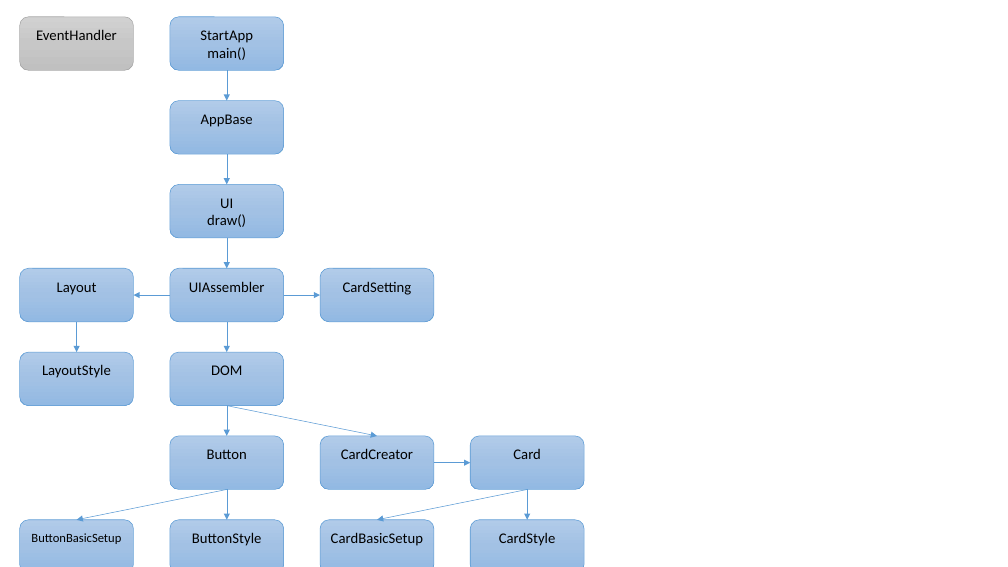
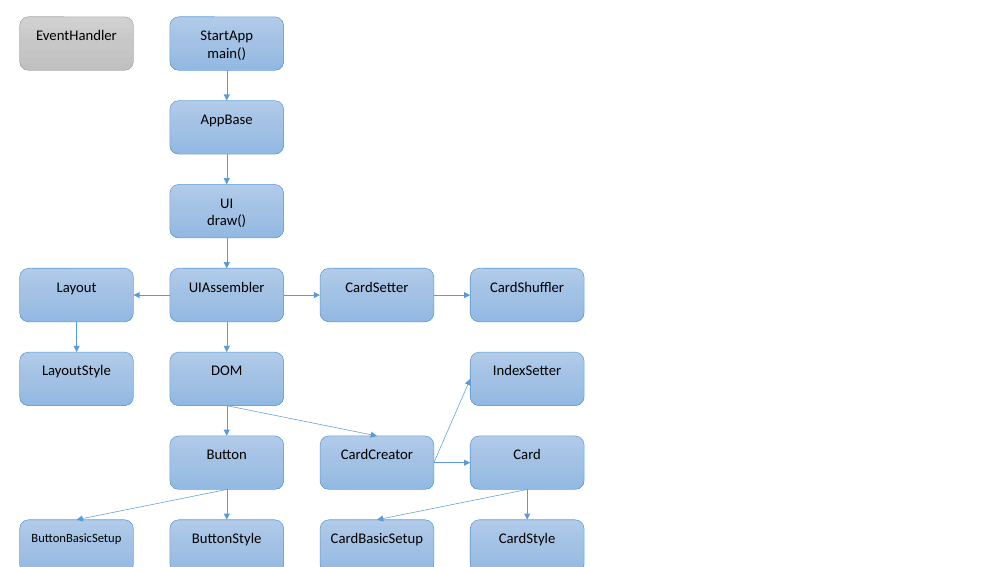
Before and after one commit to syunta/Sort-Algorithm, a slide deck: slide 1 of クラス図.pptx. Drawn at 1008x567 pixels with LibreOffice and Linux fonts; fonts in the diff are those of the drawing. Boxes give left, top, right and bottom in pixels: in the first picture for what was removed or moved away, otherwise in the second. Text is boxed around its words. In the diff, an @@ line names an element or a change of style, - is before the commit and + after.

```diff
--- a/クラス図.pptx
+++ b/クラス図.pptx
@@ rounded rectangle added at [470,268,585,322], fill gradient #B1CBE9 to #A3C1E5 to #93B9E4, outline #5B9BD5 0.5 pt, 14 pt, text #000000 @@
+CardShuffler
@@ text in rounded rectangle at [345,282,408,292]: text changed @@
-CardSetting
+CardSetter
@@ arrow added from (434, 295) to (470, 295), #5B9BD5 0.5 pt @@
@@ rounded rectangle added at [470,352,585,406], fill gradient #B1CBE9 to #A3C1E5 to #93B9E4, outline #5B9BD5 0.5 pt, 14 pt, text #000000 @@
+IndexSetter
@@ arrow added from (434, 463) to (470, 379), #5B9BD5 0.5 pt @@
```
Also in this commit, not shown: 1 other file.
